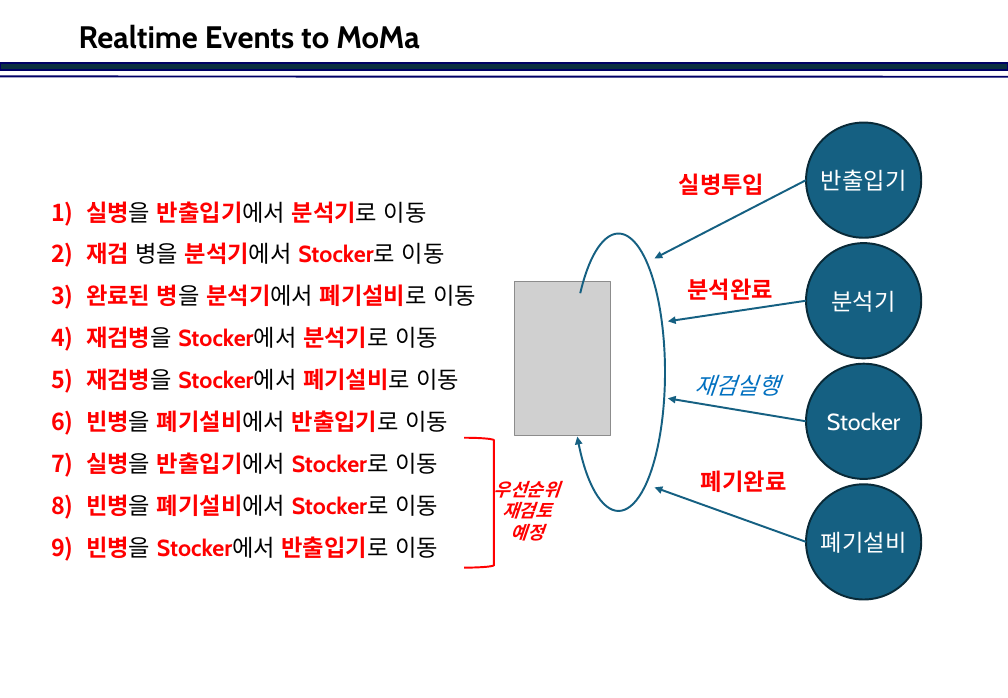
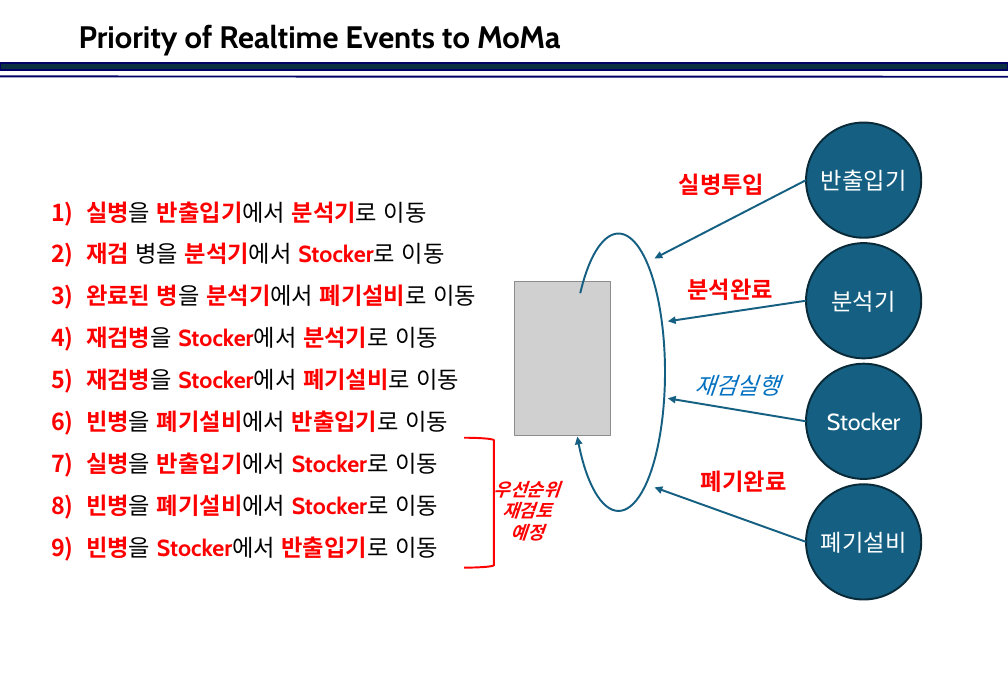
Before and after one commit to jinkabpark/SamickThk_Analysis, a slide deck: slide 14 of 허종원/Travel Scenario.pptx. Drawn at 1008x698 pixels with LibreOffice and Linux fonts; fonts in the diff are those of the drawing; grey boxes stand for pictures; background and template pictures are left out. Boxes give left, top, right and bottom in pixels: in the first picture for what was removed or moved away, otherwise in the second. Text is boxed around its words. In the diff, an @@ line names an element or a change of style, - is before the commit and + after.

```diff
--- a/허종원/Travel Scenario.pptx
+++ b/허종원/Travel Scenario.pptx
@@ title at (x1=79, y1=24, x2=560, y2=56): text changed @@
-Realtime Events to MoMa
+Priority of Realtime Events to MoMa
```
Also in this commit, not shown: 9 other slides changed.
